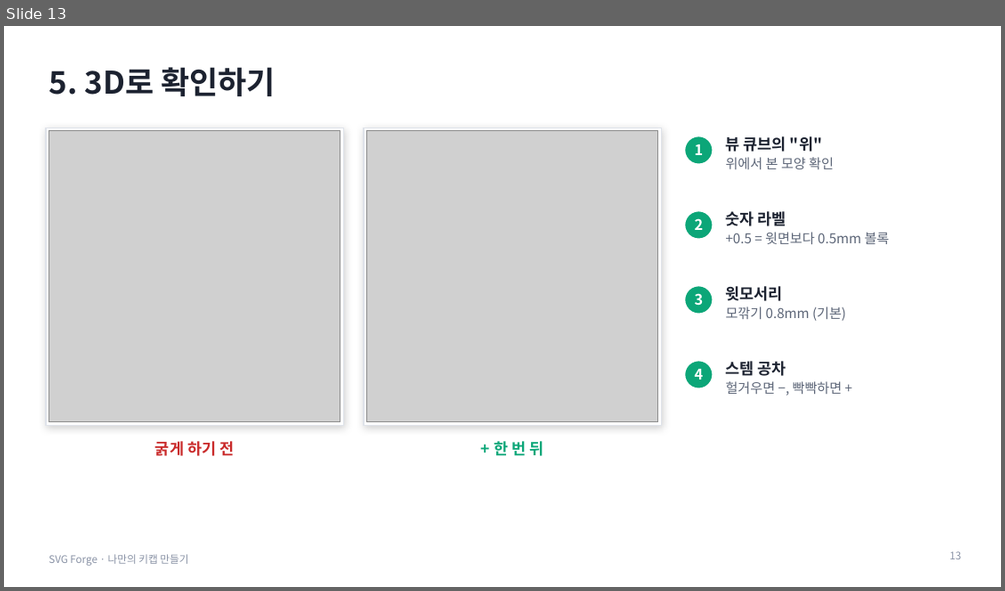
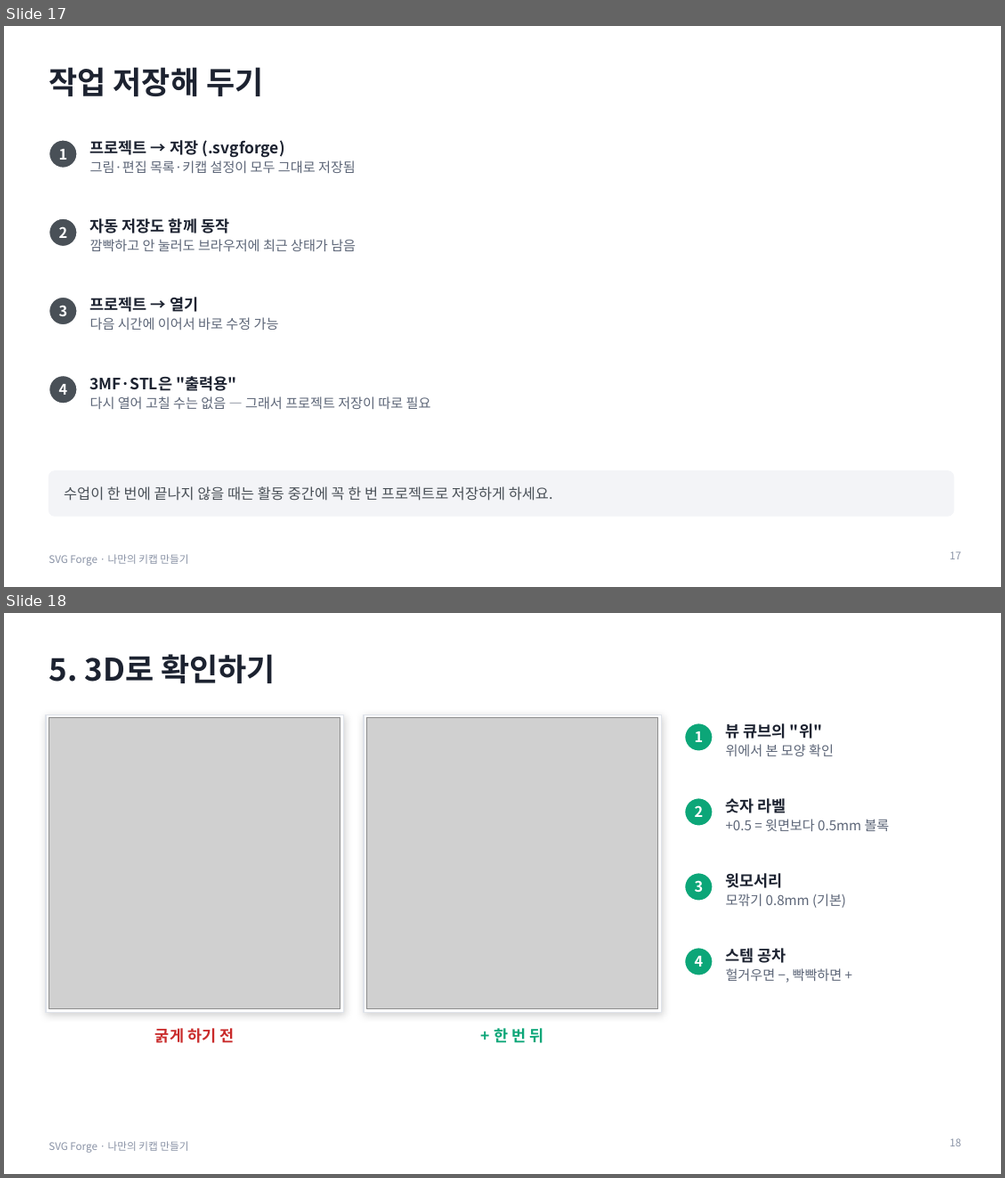
Before and after one commit to boundaryx01-uniquelife/svg-forge-01, a slide deck: docs/education/나만의-키캡-만들기.pptx. Shown one above the other, each under a label of ours: slide 13 before the commit, slides 17 and 18 after it. The pictures are 1005x591 and 1005x1178 pixels, drawn with LibreOffice and Linux fonts; fonts in the diff are those of the drawing; grey boxes stand for pictures. Boxes give left, top, right and bottom in pixels: in the first picture for what was removed or moved away, otherwise in the second. Text is boxed around its words. In the diff, an @@ line names an element or a change of style, - is before the commit and + after.

```diff
--- a/docs/education/나만의-키캡-만들기.pptx
+++ b/docs/education/나만의-키캡-만들기.pptx
@@ slide 17 added at (4,26,1001,587), background #FFFFFF; not listed: 1 template element that a slide beside it also shows @@
@@ title added at (48,67,263,96), 30 pt, text #1C2230, bold @@
+작업 저장해 두기
@@ ellipse added at (48,140,77,168), fill #495057, outline #FFFFFF 1.5 pt @@
@@ text added at (59,149,68,160), 14 pt, text #FFFFFF, bold @@
+1
@@ text added at (90,140,356,173), 13 pt, text #5D6678 @@
+프로젝트 → 저장 (.svgforge)
+그림·편집 목록·키캡 설정이 모두 그대로 저장됨
@@ ellipse added at (48,218,77,247), fill #495057, outline #FFFFFF 1.5 pt @@
@@ text added at (59,227,68,238), 14 pt, text #FFFFFF, bold @@
+2
@@ text added at (90,218,356,251), 13 pt, text #5D6678 @@
+자동 저장도 함께 동작
+깜빡하고 안 눌러도 브라우저에 최근 상태가 남음
@@ ellipse added at (48,297,77,325), fill #495057, outline #FFFFFF 1.5 pt @@
@@ text added at (59,305,68,316), 14 pt, text #FFFFFF, bold @@
+3
@@ text added at (90,297,279,329), 13 pt, text #5D6678 @@
+프로젝트 → 열기
+다음 시간에 이어서 바로 수정 가능
@@ ellipse added at (48,375,77,403), fill #495057, outline #FFFFFF 1.5 pt @@
@@ text added at (59,384,68,394), 14 pt, text #FFFFFF, bold @@
+4
@@ text added at (90,376,431,409), 13 pt, text #5D6678 @@
+3MF·STL은 "출력용"
+다시 열어 고칠 수는 없음 — 그래서 프로젝트 저장이 따로 필요
@@ rounded rectangle added at (48,471,954,516), fill #F3F4F7, outline #F3F4F7 1 pt @@
@@ text added at (64,486,553,500), 14 pt, text #495057 @@
+수업이 한 번에 끝나지 않을 때는 활동 중간에 꼭 한 번 프로젝트로 저장하게 하세요.
@@ page number added at (949,551,961,559), 10 pt, text #8A93A6 @@
+17
@@ what was slide 13 is now slide 18 @@
@@ page number at (949,1138,961,1146): text changed @@
-13
+18
```
Also in this commit, not shown: 1 slide changed, 11 other slides added, 2 other files.
